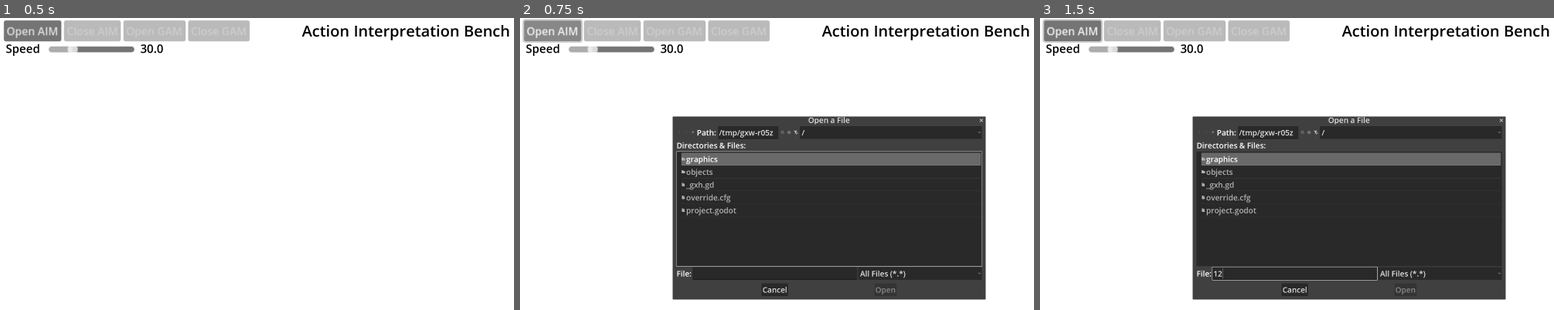
Above: before the commit, frames 1-3 (left to right).
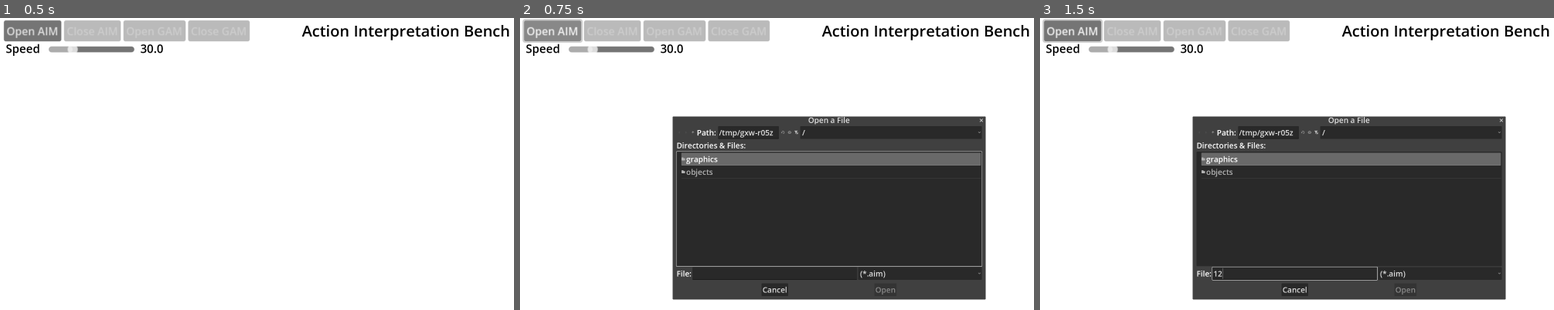
Above: after the commit, the same moments.

Repository: steampunkmind/mitw-action-interpretation-bench
Game: Godot game, scene res://objects/bench.tscn
Same seed, same stepped clock (60 frames per second), same inputs: the game is played once before the commit and once after it.
Inputs (mouse positions are in pixels of both pictures, inside the frame that each line leads up to):
- Up to frame 1 (0.5 s): no input
- Up to frame 2 (0.75 s): click "Open AIM" at 0.5 s
- Up to frame 3 (1.5 s): click (1297, 274) at 1.27 s; type "12" at 1.35 s

Frame 1 is identical in both runs. In frame 2, 0.4% of the frame differs, in the area x 31-76%, y 38-90%; in frame 3, 0.4%.

Commit message:
Sets open file dialog to filter for aim and gam file types.

Diff:
--- a/objects/bench.gd
+++ b/objects/bench.gd
@@ -2,7 +2,7 @@
 
 const DONT_SAVE = "Don't Save"
 
-var _model: ActionInfluenceModel
+var _aim_model: ActionInfluenceModel
 var _is_aim_model: bool = false
 var _is_gam_model: bool = false
 var _model_path: String = ""
@@ -16,15 +16,15 @@
 	$FrameRateSlider.value = frame_rate
 	$FrameRateValue.text = str(frame_rate)
 	$CloseConfirmationDialog.add_button(DONT_SAVE, false, DONT_SAVE)
-	_set_is_model(false)
+	_set_is_aim_model(false)
 	_set_is_dirty(false)
 	$OpenFileDialog.set_current_dir("models")
 	$SaveFileDialog.set_current_dir("models")
-	_model = ActionInfluenceModel.new()
-	SensorFormula.model = _model # set global var
+	_aim_model = ActionInfluenceModel.new()
+	SensorFormula.model = _aim_model # set global var
 	SensorFormula.action_agent = $ActionButtons # set global var
-	$ActionButtons.set_model(_model)
-	$SensorDisplay.set_model(_model)
+	$ActionButtons.set_model(_aim_model)
+	$SensorDisplay.set_model(_aim_model)
 	$Timer.paused = true
 
 
@@ -61,6 +61,7 @@
 
 
 func _on_open_aim_button_pressed() -> void:
+	$OpenFileDialog.set_filters(["*.aim"])
 	$OpenFileDialog.popup()
 
 
@@ -69,13 +70,12 @@
 		$CloseConfirmationDialog.popup()
 	else:
 		_set_is_dirty(false)
-		_set_is_model(false)
+		_set_is_aim_model(false)
 
 
 func _on_open_gam_button_pressed() -> void:
-	_is_gam_model = true
-	_reset_interface()
-	print("_on_open_gam_button_pressed")
+	$OpenFileDialog.set_filters(["*.gam"])
+	$OpenFileDialog.popup()
 
 
 func _on_close_gam_button_pressed() -> void:
@@ -89,13 +89,15 @@
 	var json = JSON.parse_string(file.get_as_text())
 	file.close()
 
-	_model.set_action_dicts(json.get('actions') as Array)
-	_model.set_sensor_dicts(json.get('sensors') as Array)
-	$ActionButtons.update_buttons()
-	$SensorDisplay.update_sensors()
-	$ActionButtons.init_action()
-	_set_is_model(true, path)
-
+	if !_is_aim_model:
+		_aim_model.set_action_dicts(json.get('actions') as Array)
+		_aim_model.set_sensor_dicts(json.get('sensors') as Array)
+		$ActionButtons.update_buttons()
+		$SensorDisplay.update_sensors()
+		$ActionButtons.init_action()
+		_set_is_aim_model(true, path)
+	else:
+		print("_on_open_file_dialog_file_selected")
 
 func _on_close_confirmation_dialog_confirmed() -> void:
 	_close_after_save = true
@@ -108,7 +110,7 @@
 func _on_close_confirmation_dialog_custom_action(action: StringName) -> void:
 	if action == DONT_SAVE:
 		_set_is_dirty(false)
-		_set_is_model(false)
+		_set_is_aim_model(false)
 	else:
 		print("Unknown save confirmation dialog custom action.")
 
@@ -129,7 +131,7 @@
 
 
 func _on_save_file_dialog_file_selected(path: String) -> void:
-	_set_is_model(true, path)
+	_set_is_aim_model(true, path)
 	_write_file()
 
 
@@ -139,24 +141,24 @@
 	file.store_line(content)
 	_set_is_dirty(false)
 	if _close_after_save:
-		_set_is_model(false)
+		_set_is_aim_model(false)
 	_reset_interface()
 
 
 func get_dict() -> Dictionary:
 	var dict = {}
-	dict.set('actions', _model.get_action_dicts())
-	dict.set('sensors', _model.get_sensor_dicts())
+	dict.set('actions', _aim_model.get_action_dicts())
+	dict.set('sensors', _aim_model.get_sensor_dicts())
 	return dict
 
 
-func _set_is_model(is_model: bool, model_path: String = "") -> void:
-	_is_aim_model = is_model
-	$SubHeader.visible = is_model
+func _set_is_aim_model(is_aim_model: bool, model_path: String = "") -> void:
+	_is_aim_model = is_aim_model
+	$SubHeader.visible = is_aim_model
 	$SubHeader.text = model_path.get_basename().get_file().capitalize()
 	_model_path = model_path
 	_reset_interface()
-	$Timer.paused = !is_model
+	$Timer.paused = !is_aim_model
 
 
 func _get_is_aim_model() -> bool:
@@ -184,7 +186,7 @@
 func _on_edit_actions_button_toggled(toggled_on: bool) -> void:
 	if toggled_on:
 		$ActionButtons.clear_action_buttons()
-		$EditActions.set_actions(_model.get_actions())
+		$EditActions.set_actions(_aim_model.get_actions())
 		$EditActionsButton.text = "Done"
 		_disable_interface()
 		$EditActionsButton.disabled = false
@@ -223,5 +225,5 @@
 
 
 func _on_eye_button_toggled(toggled_on: bool) -> void:
-	_model.set_edit_mode(toggled_on)
+	_aim_model.set_edit_mode(toggled_on)
 	$ActionButtons.show_hide_buttons()
